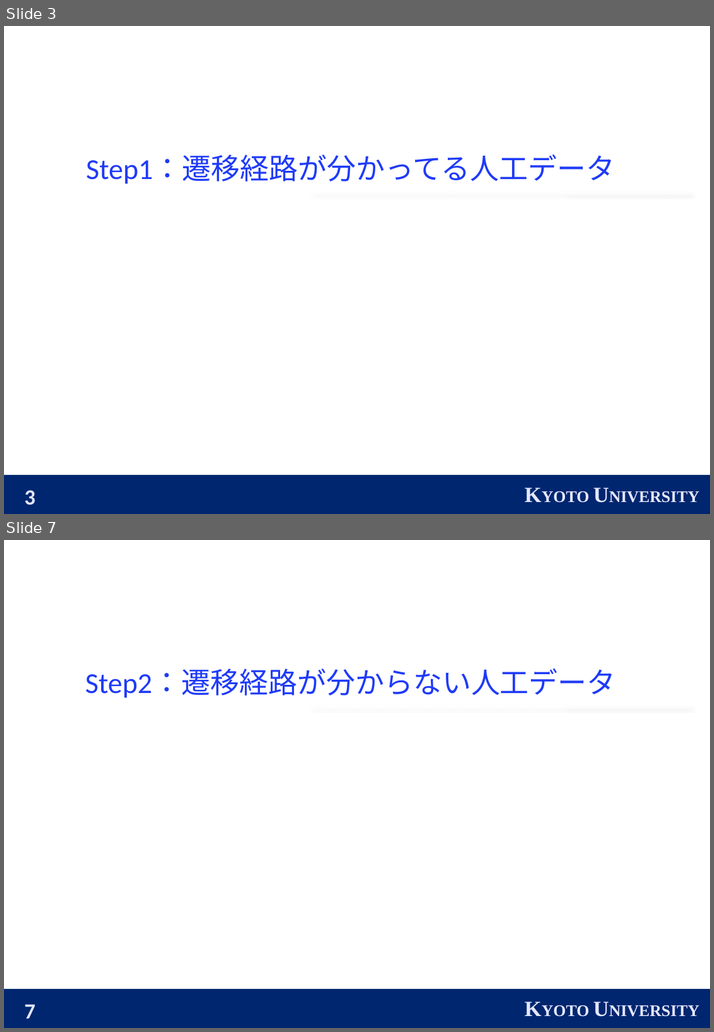
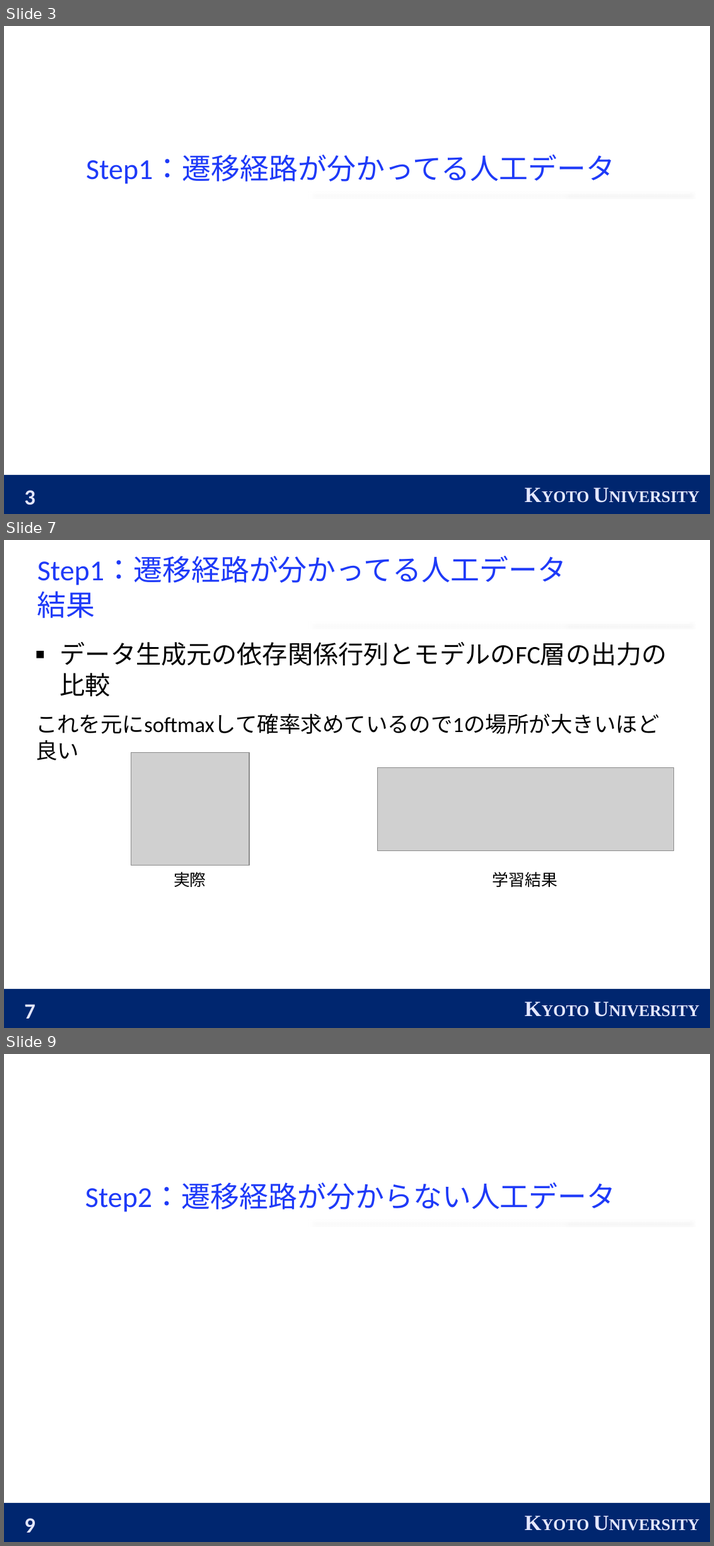
Before and after one commit to ryosukeaaaaa/KnowledgeTracing, a slide deck: KT.pptx. Shown one above the other, each under a label of ours: slides 3 and 7 before the commit, slides 3, 7 and 9 after it; the slides between them are not shown. The pictures are 714x1032 and 714x1546 pixels, drawn with LibreOffice and Linux fonts; fonts in the diff are those of the drawing; grey boxes stand for pictures. Boxes give left, top, right and bottom in pixels: in the first picture for what was removed or moved away, otherwise in the second. Text is boxed around its words. In the diff, an @@ line names an element or a change of style, - is before the commit and + after.

```diff
--- a/KT.pptx
+++ b/KT.pptx
@@ slide 7 added at [4, 540, 710, 1028], background #FFFFFF; not listed: 4 template elements that a slide beside it also shows @@
@@ title added at [37, 556, 567, 618], 32 pt, text #1E3AF8 @@
+Step1：遷移経路が分かってる人工データ
+結果
@@ text added at [36, 642, 667, 734], 24 pt, text #000000 @@
+■ データ生成元の依存関係行列とモデルのFC層の出力の比較
+これを元にsoftmaxして確率求めているので1の場所が大きいほど良い
@@ picture added at [131, 753, 249, 866] @@
@@ picture added at [378, 768, 673, 851] @@
@@ text added at [173, 872, 206, 887], 18 pt, text #000000 @@
+実際
@@ text added at [492, 872, 557, 887], 18 pt, text #000000 @@
+学習結果
@@ what was slide 7 is now slide 9 @@
@@ page number at [24, 1518, 35, 1533]: text changed @@
-7
+9
```
Also in this commit, not shown: 6 slides changed, 1 other slide added, 3 other files.
